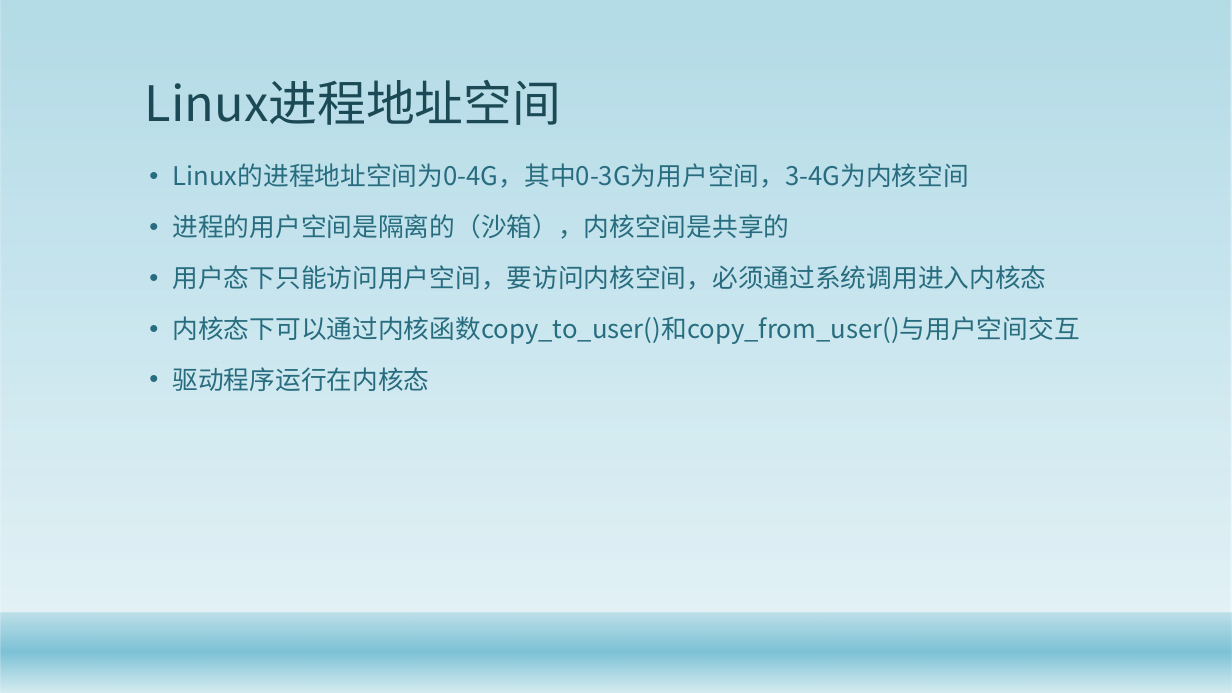
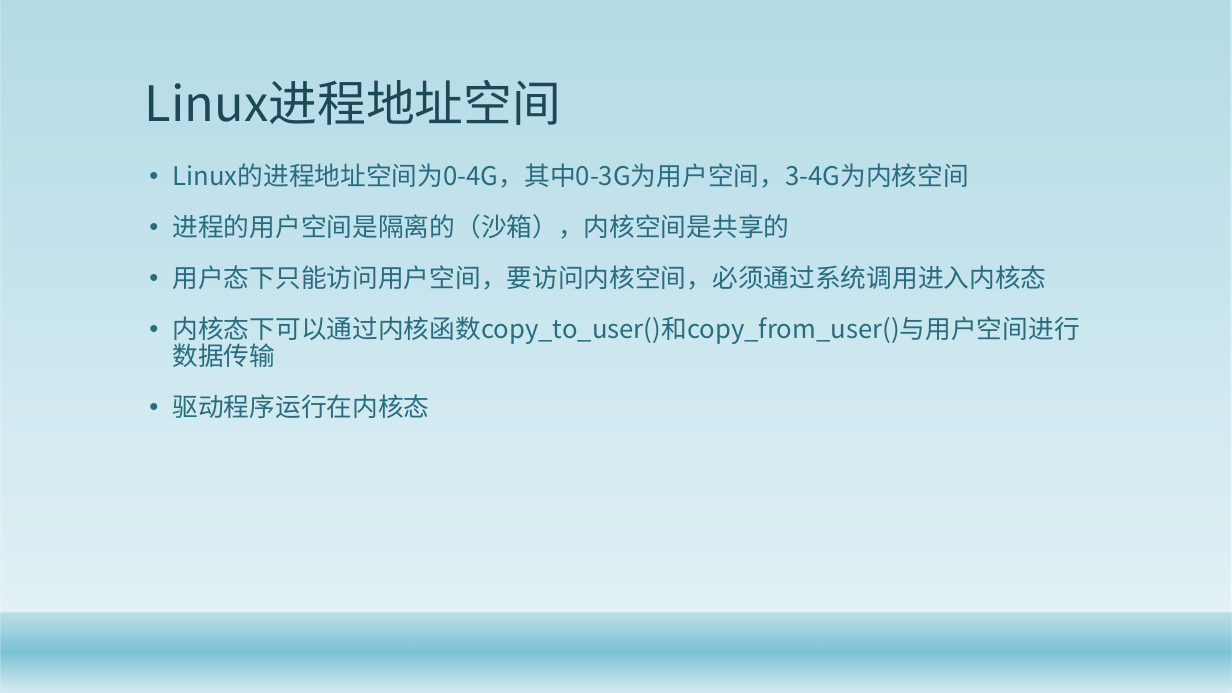
Before and after one commit to gaozhuo/binder-, a slide deck: slide 6 of 技术分享.pptx. Drawn at 1232x693 pixels with LibreOffice and Linux fonts; fonts in the diff are those of the drawing; background and template pictures are left out. Boxes give left, top, right and bottom in pixels: in the first picture for what was removed or moved away, otherwise in the second. Text is boxed around its words. In the diff, an @@ line names an element or a change of style, - is before the commit and + after.

```diff
--- a/技术分享.pptx
+++ b/技术分享.pptx
@@ text at [173,316,1080,367]: text changed @@
-• 内核态下可以通过内核函数copy_to_user()和copy_from_user()与用户空间交互
+• 内核态下可以通过内核函数copy_to_user()和copy_from_user()与用户空间进行数据传输
```
Also in this commit, not shown: 3 other slides changed, 14 slides added, 17 slides removed, 10 other files.
